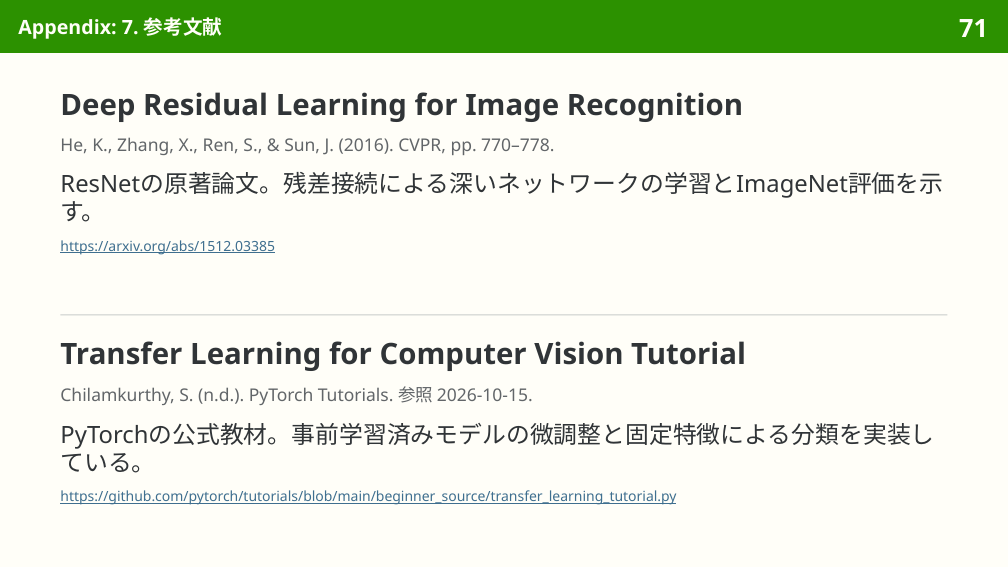
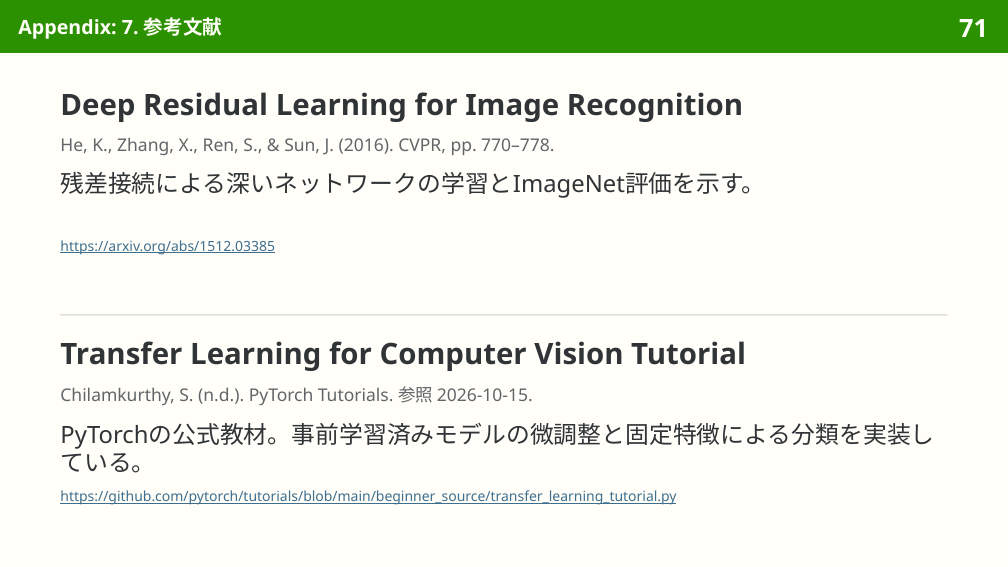
Before and after one commit to sasakiy84/datasets-in-10-minutes, a slide deck: slide 71 of slides/datasets-in-10-minutes-imagenet.pptx. Drawn at 1008x567 pixels with LibreOffice and Linux fonts; fonts in the diff are those of the drawing. Boxes give left, top, right and bottom in pixels: in the first picture for what was removed or moved away, otherwise in the second. Text is boxed around its words. In the diff, an @@ line names an element or a change of style, - is before the commit and + after.

Commit message:
slides(imagenet): refine Japanese wording and pair translations

```diff
--- a/slides/datasets-in-10-minutes-imagenet.pptx
+++ b/slides/datasets-in-10-minutes-imagenet.pptx
@@ text at box(60, 172, 765, 198): text changed @@
-ResNetの原著論文。残差接続による深いネットワークの学習とImageNet評価を示す。
+残差接続による深いネットワークの学習とImageNet評価を示す。
```
Also in this commit, not shown: 5 other slides changed, 3 other files.
